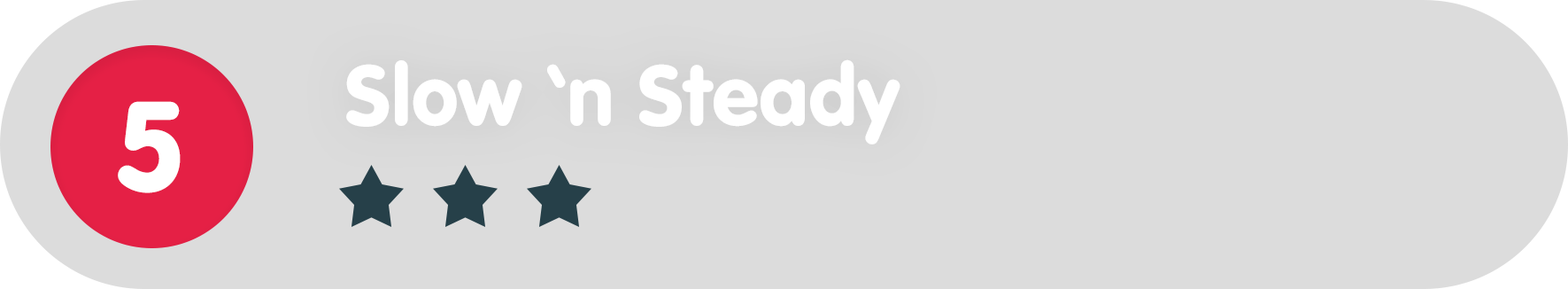
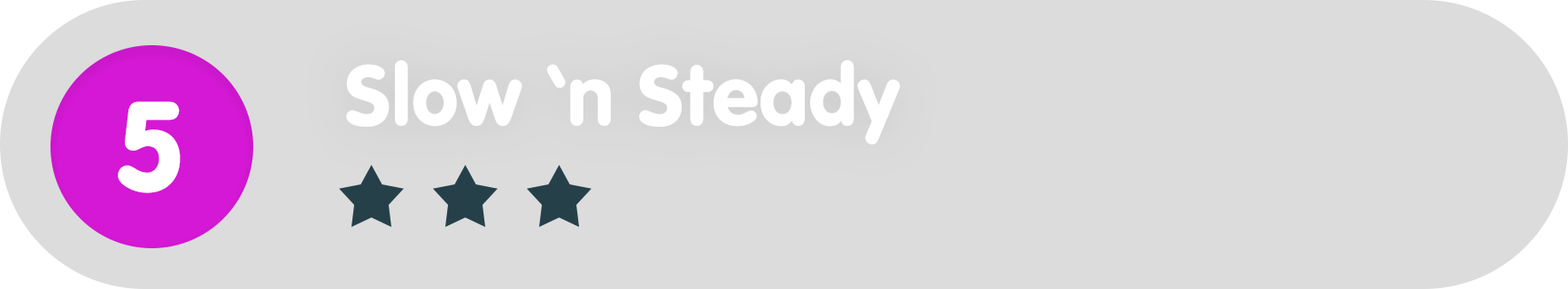
Before/after of a 1568px x 289px layered artwork. What changed in the layer stack:
painted on "Ellipse_green" over (50, 45, 254, 248)
